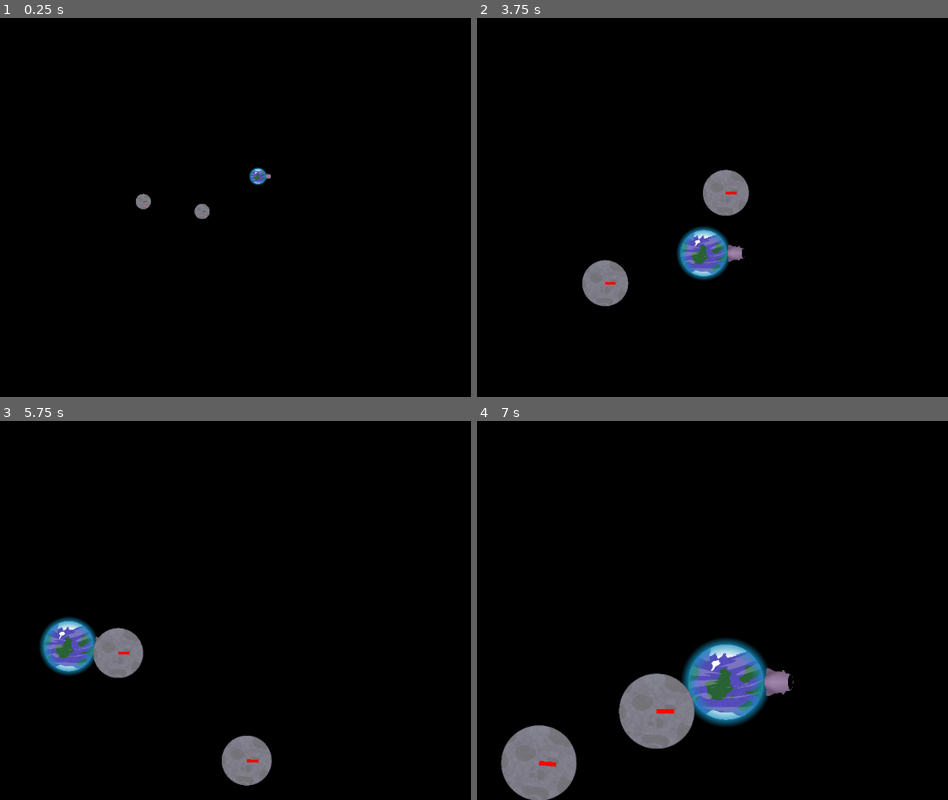
Above: before the commit, frames 1-4 (two rows, left to right).
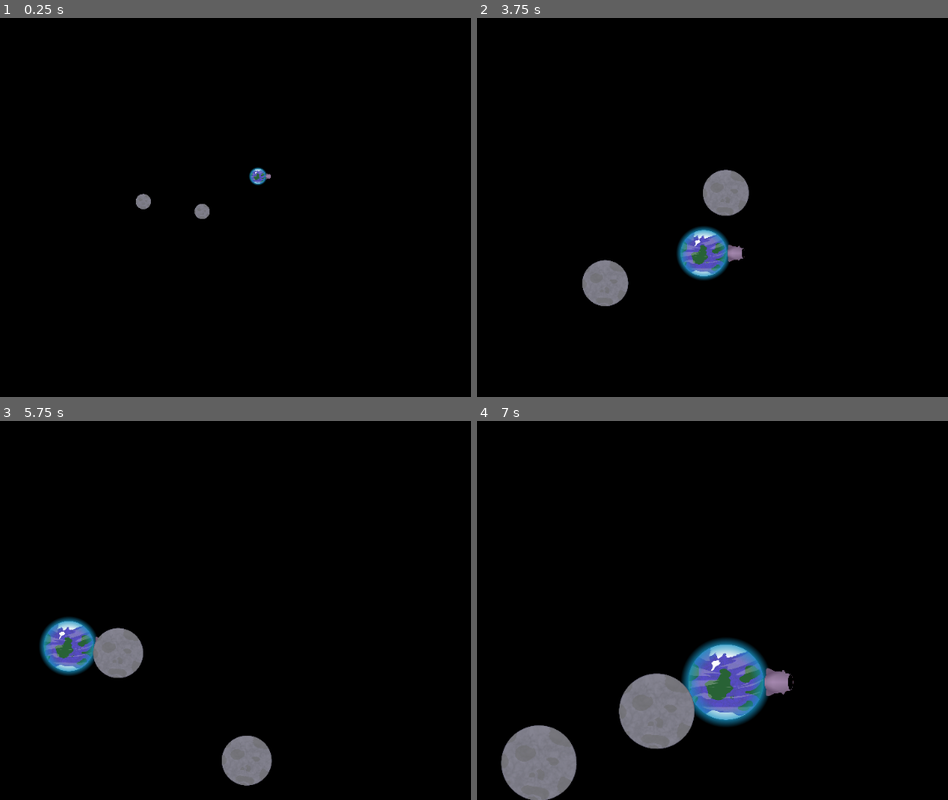
Above: after the commit, the same moments.

Repository: Pfeil/Moonshot
Game: Godot game, scene res://planet_player/test.tscn
Same seed, same stepped clock (60 frames per second), same inputs: the game is played once before the commit and once after it.
Inputs (mouse positions are in pixels of both pictures, inside the frame that each line leads up to):
- Up to frame 1 (0.25 s): no input
- Up to frame 2 (3.75 s): move the mouse to (769, 180) at 0.52 s; hold Mouse wheel up (Zoom_IN) 0.53-1.28 s; tap Space (ui_select) at 0.77, 1.52, 3.02 s; move the mouse to (486, 222) at 1.27 s; tap Mouse wheel down (Zoom_OUT) at 1.35, 2.85 s; move the mouse to (688, 116) at 2.02 s; hold Mouse wheel up (Zoom_IN) 2.03-2.78 s; move the mouse to (590, 279) at 2.77 s; move the mouse to (820, 260) at 3.52 s; hold Mouse wheel up (Zoom_IN) from 3.53 s (still down)
- Up to frame 3 (5.75 s): tap Space (ui_select) at 3.77, 4.52 s; move the mouse to (outside the picture) at 4.27 s; release Mouse wheel up (Zoom_IN) at 4.28 s; tap Mouse wheel down (Zoom_OUT) at 4.35 s; move the mouse to (178, 606) at 5.02 s; hold Mouse wheel up (Zoom_IN) from 5.03 s (still down)
- Up to frame 4 (7 s): move the mouse to (524, 508) at 5.77 s; release Mouse wheel up (Zoom_IN) at 5.78 s; tap Mouse wheel down (Zoom_OUT) at 5.85 s; tap Space (ui_select) at 6.02, 6.77 s; move the mouse to (769, 583) at 6.52 s; hold Mouse wheel up (Zoom_IN) from 6.53 s (still down)

The runs differ from the first frame. In frame 1, less than 0.1% of the frame differs, in the area x 30-44%, y 48-52%; in frame 2, less than 0.1%; in frame 3, less than 0.1%; in frame 4, less than 0.1%, in the area x 13-42%, y 76-92%.

Commit message:
Add audio (screaming)

Diff:
--- a/planet/Planet.tscn
+++ b/planet/Planet.tscn
@@ -1,5 +1,6 @@
-[gd_scene load_steps=7 format=2]
+[gd_scene load_steps=8 format=2]
 
+[ext_resource path="res://sound/screamer.tscn" type="PackedScene" id=1]
 [ext_resource path="res://planet/Planet.gd" type="Script" id=2]
 [ext_resource path="res://tools/direction_arrow.tscn" type="PackedScene" id=3]
 [ext_resource path="res://graphics/planet_moonlike.png" type="Texture" id=4]
@@ -22,6 +23,8 @@
 "walkables",
 ]]
 physics_material_override = SubResource( 1 )
+contacts_reported = 1
+contact_monitor = true
 linear_damp = 0.0
 angular_damp = 0.0
 script = ExtResource( 2 )
@@ -43,8 +46,11 @@
 texture = ExtResource( 4 )
 
 [node name="ImpulseArrow" parent="." instance=ExtResource( 3 )]
+visible = false
 width = 5.0
 default_color = Color( 1, 0, 0, 1 )
-[connection signal="body_entered" from="." to="." method="_on_Planet_body_entered"]
+
+[node name="screamer" parent="." instance=ExtResource( 1 )]
+[connection signal="body_entered" from="." to="screamer" method="scream"]
 [connection signal="body_entered" from="GravityArea" to="." method="_on_GravityArea_body_entered"]
 [connection signal="body_exited" from="GravityArea" to="." method="_on_GravityArea_body_exited"]
--- /dev/null
+++ b/planet/wilhelm_scream.gd
@@ -0,0 +1,19 @@
+extends AudioStreamPlayer2D
+
+export var pitch_variance_range: Vector2 = Vector2(0.7, 1.2)
+export var silence_between_range: Vector2 = Vector2(3.0, 15.0)
+
+var allow_play = true
+onready var timer: Timer = self.get_node("Timer")
+
+func scream(body: Node):
+	if self.playing == false and self.allow_play:
+		self.allow_play = false
+		self.pitch_scale = rand_range(pitch_variance_range.x, pitch_variance_range.y)
+		self.play()
+		timer.wait_time = rand_range(silence_between_range.x, silence_between_range.y)
+		timer.start()
+
+
+func _on_Timer_timeout():
+	self.allow_play = true
--- a/planet_player/planet_player.tscn
+++ b/planet_player/planet_player.tscn
@@ -1,5 +1,6 @@
-[gd_scene load_steps=8 format=2]
+[gd_scene load_steps=9 format=2]
 
+[ext_resource path="res://sound/screamer.tscn" type="PackedScene" id=1]
 [ext_resource path="res://planet_player/planet_player.gd" type="Script" id=2]
 [ext_resource path="res://tools/direction_arrow.tscn" type="PackedScene" id=3]
 [ext_resource path="res://graphics/cannon2.png" type="Texture" id=4]
@@ -60,4 +61,7 @@
 
 [node name="BulletSpawnPosition" type="Node2D" parent="RotationPoint/Cannon"]
 position = Vector2( 90, 0 )
+
+[node name="screamer" parent="." instance=ExtResource( 1 )]
 [connection signal="body_entered" from="." to="." method="_on_PlanetPlayer_body_entered"]
+[connection signal="body_entered" from="." to="screamer" method="scream"]
--- /dev/null
+++ b/sound/screamer.tscn
@@ -0,0 +1,14 @@
+[gd_scene load_steps=3 format=2]
+
+[ext_resource path="res://planet/wilhelm_scream.gd" type="Script" id=1]
+[ext_resource path="res://sound/wilhelm_scream.ogg" type="AudioStream" id=2]
+
+[node name="screamer" type="AudioStreamPlayer2D"]
+stream = ExtResource( 2 )
+max_distance = 500.0
+attenuation = 2.82843
+script = ExtResource( 1 )
+
+[node name="Timer" type="Timer" parent="."]
+one_shot = true
+[connection signal="timeout" from="Timer" to="." method="_on_Timer_timeout"]
Not shown, changed: sound/wilhelm_scream.ogg.import
